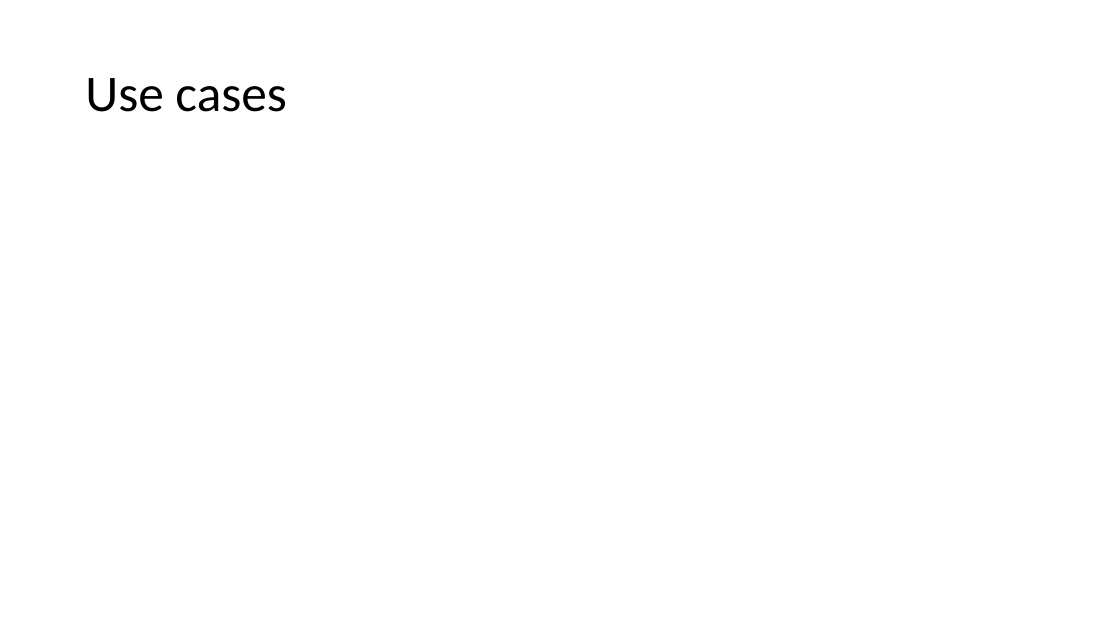
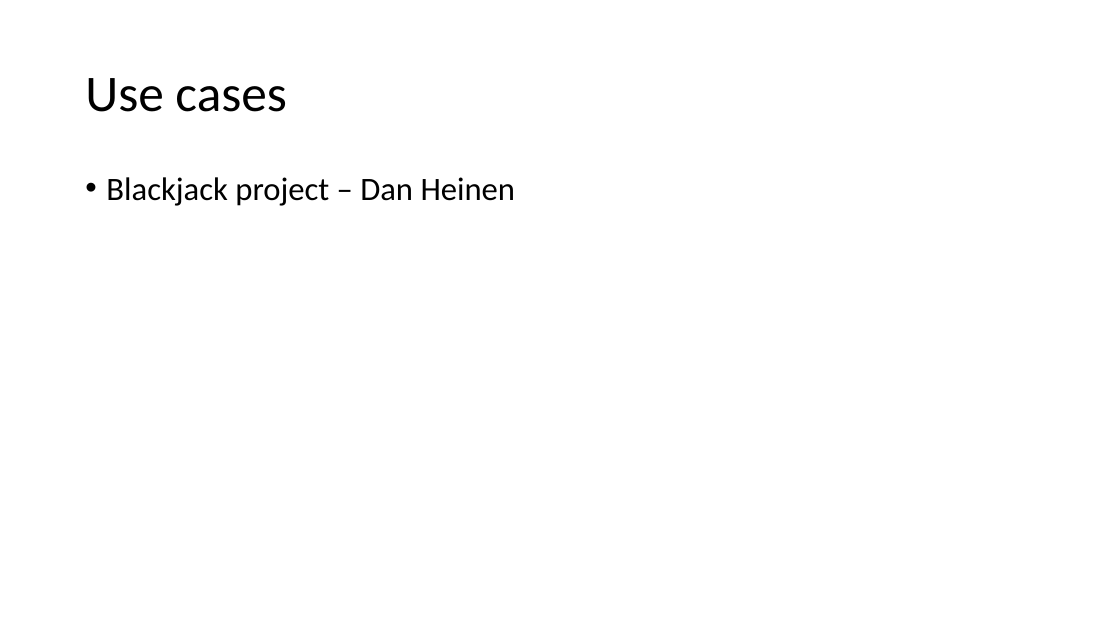
Before and after one commit to bassmandja/docker101, a slide deck: slide 14 of Docker 101.pptx (slide 13 before the commit). Drawn at 1120x630 pixels with LibreOffice and Linux fonts; fonts in the diff are those of the drawing. Boxes give left, top, right and bottom in pixels: in the first picture for what was removed or moved away, otherwise in the second. Text is boxed around its words. In the diff, an @@ line names an element or a change of style, - is before the commit and + after.

```diff
--- a/Docker 101.pptx
+++ b/Docker 101.pptx
@@ text added at (x1=106, y1=177, x2=516, y2=206), 28 pt, text #000000 @@
+• Blackjack project – Dan Heinen
```
Also in this commit, not shown: 2 other slides changed, 2 slides added, 1 slide removed.
